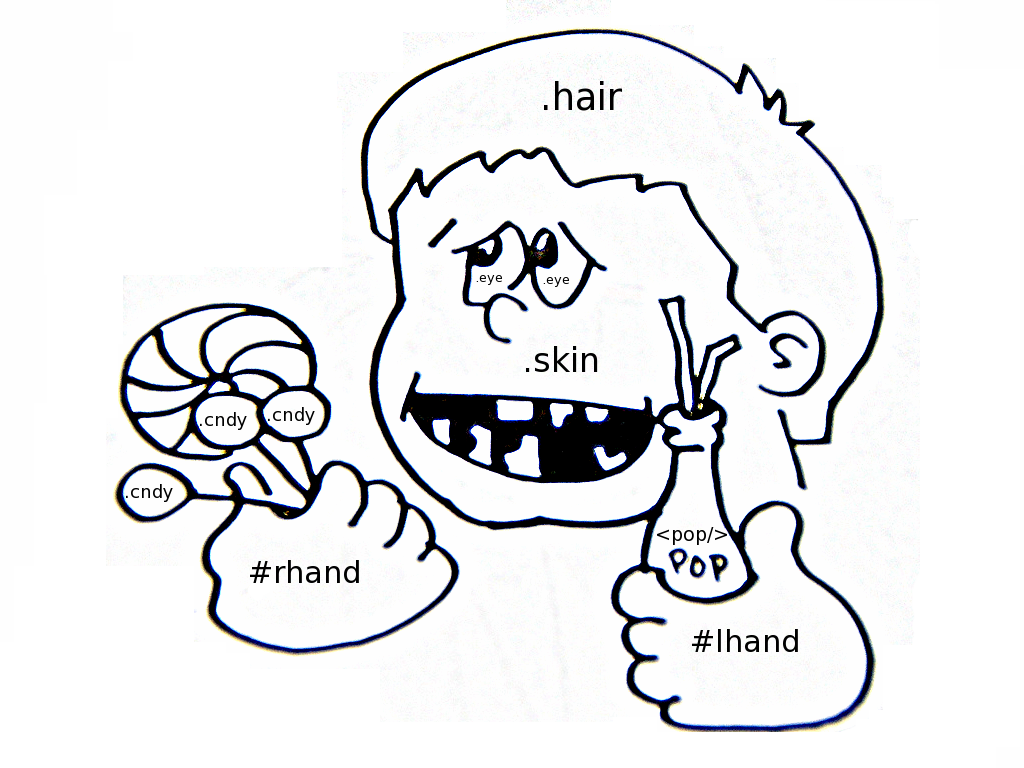
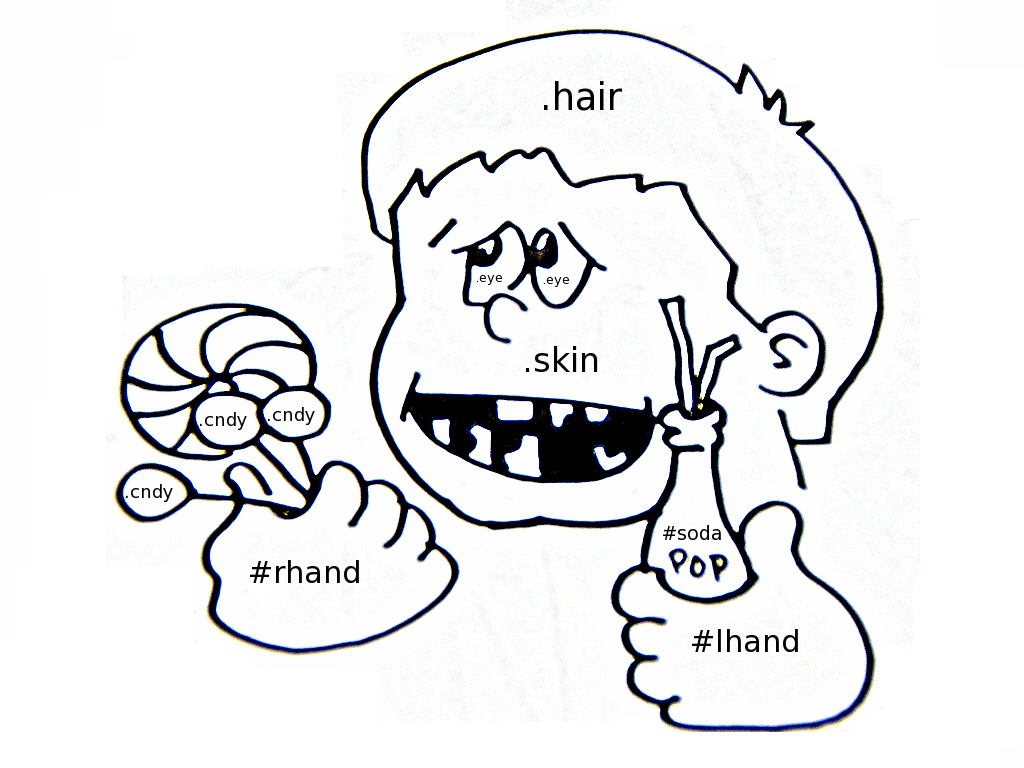
Layered file, before and after one edit (1024x768). Changes by layer:
renamed "<pop/>" to "#soda", painted on it over [657, 525, 727, 545]
